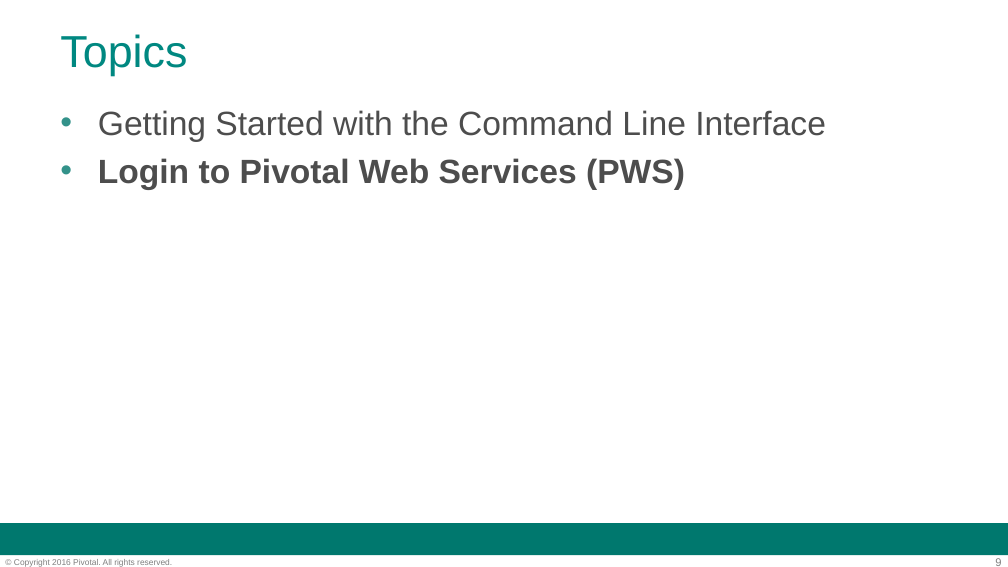
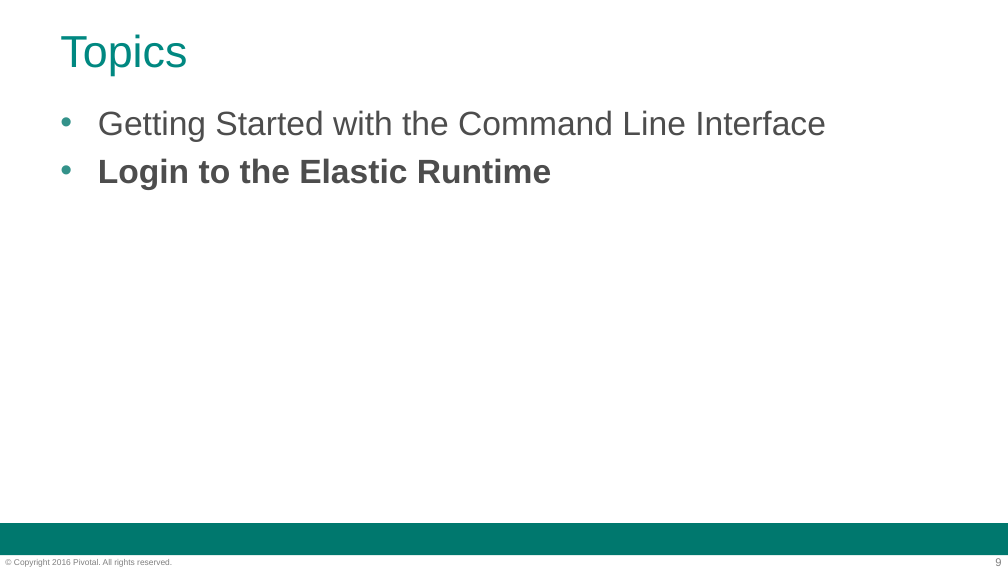
Before and after one commit to codehopper-uk/pcf-workshop, a slide deck: slide 9 of applications/slides/day-1/02-cli.ppt. Drawn at 1008x567 pixels with LibreOffice and Linux fonts; fonts in the diff are those of the drawing; background and template pictures are left out. Boxes give left, top, right and bottom in pixels: in the first picture for what was removed or moved away, otherwise in the second. Text is boxed around its words. In the diff, an @@ line names an element or a change of style, - is before the commit and + after.

```diff
--- a/applications/slides/day-1/02-cli.ppt
+++ b/applications/slides/day-1/02-cli.ppt
@@ text at (98, 158, 551, 189): text changed @@
-• Login to Pivotal Web Services (PWS)
+• Login to the Elastic Runtime
```
Also in this commit, not shown: 3 other slides changed, 1 other file.
